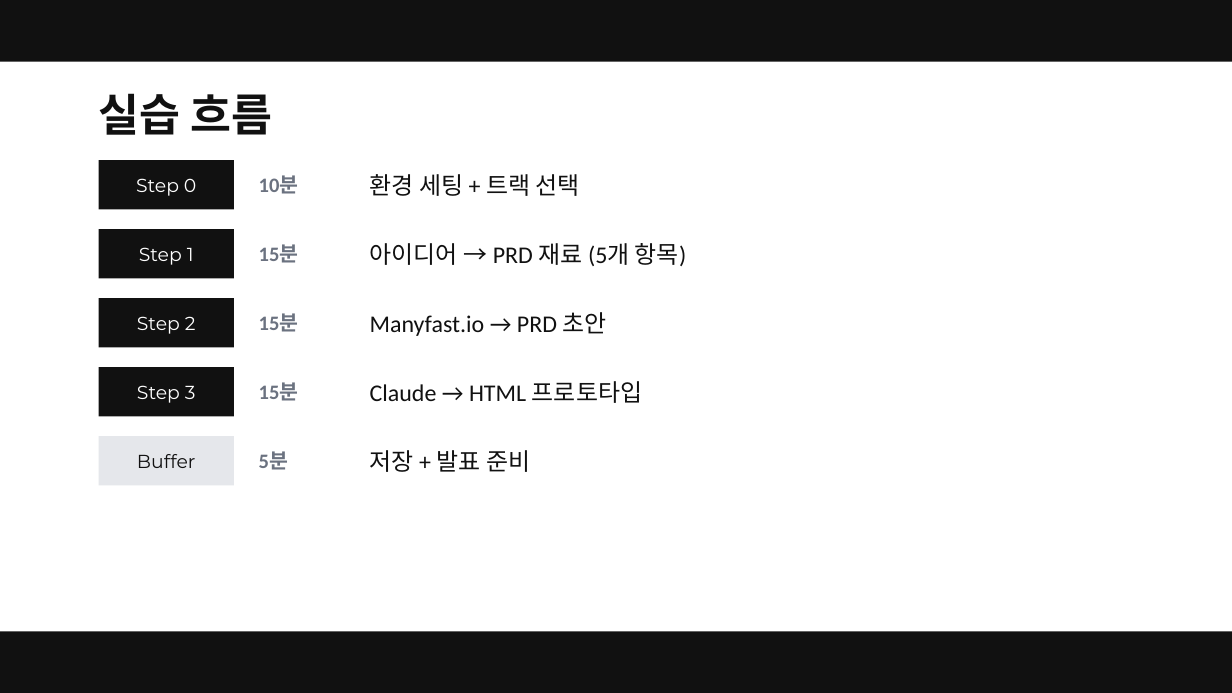
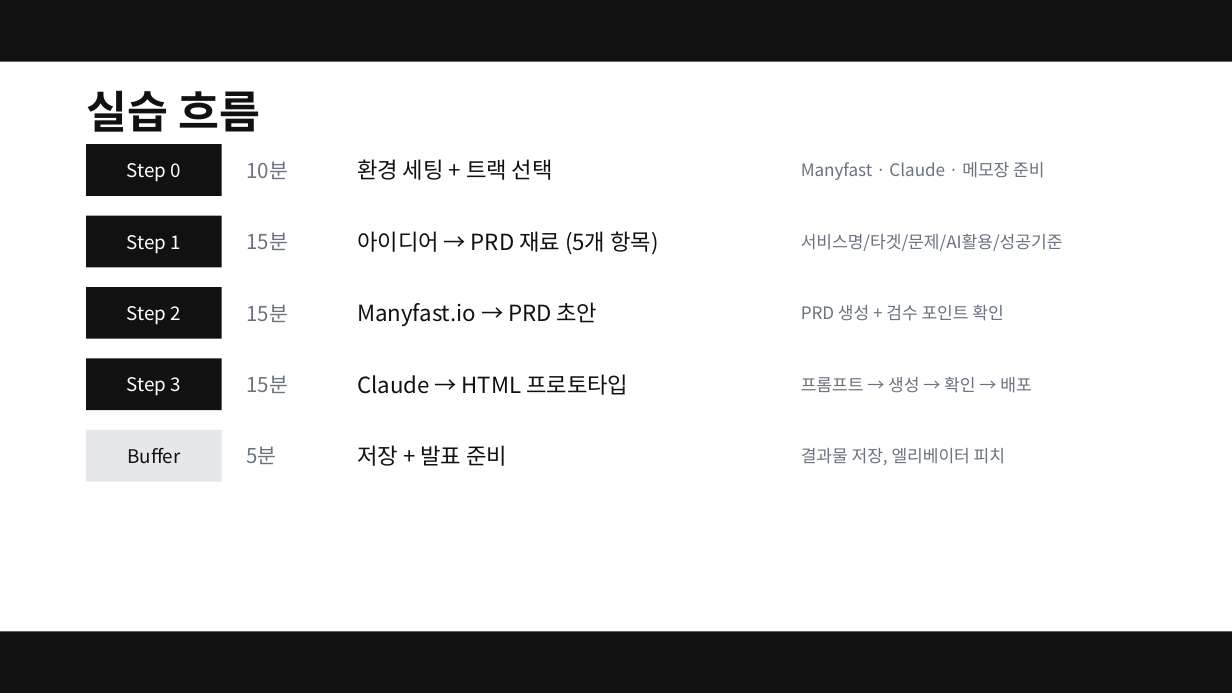
Before and after one commit to smilesjcha/ai-native-pm, a slide deck: slide 23 of projects/26Q3_Fastcampus-Lecture/assets/pptx/ai-native-pm-lecture.pptx (slide 18 before the commit). Drawn at 1232x693 pixels with LibreOffice and Linux fonts; fonts in the diff are those of the drawing. Boxes give left, top, right and bottom in pixels: in the first picture for what was removed or moved away, otherwise in the second. Text is boxed around its words. In the diff, an @@ line names an element or a change of style, - is before the commit and + after.

```diff
--- a/projects/26Q3_Fastcampus-Lecture/assets/pptx/ai-native-pm-lecture.pptx
+++ b/projects/26Q3_Fastcampus-Lecture/assets/pptx/ai-native-pm-lecture.pptx
@@ text "실습 흐름": place and size @@
-text "실습 흐름" at box(99, 93, 272, 135)
+text "실습 흐름" at box(86, 90, 260, 132)
@@ text "10분": place and size @@
-text "10분" at box(259, 175, 299, 194)
+text "10분" at box(246, 161, 288, 179)
@@ text "환경 세팅 + 트랙 선택": place and size @@
-text "환경 세팅 + 트랙 선택" at box(370, 174, 580, 196)
+text "환경 세팅 + 트랙 선택" at box(357, 159, 553, 180)
@@ text added at box(801, 162, 1044, 180), 10 pt, text #6B7280 @@
+Manyfast · Claude · 메모장 준비
@@ font Montserrat to Noto Sans CJK KR in 6 elements at box(86, 90, 260, 132), box(127, 163, 181, 182), box(127, 448, 181, 464), box(127, 377, 181, 396), box(127, 306, 181, 325), box(127, 235, 181, 254) @@
@@ 2 texts, 2 rectangles: place and size @@
-2 texts, 2 rectangles at box(99, 160, 234, 278)
+2 texts, 2 rectangles at box(86, 144, 222, 267)
@@ font Calibri to Noto Sans CJK KR, bold off in 5 elements at box(246, 161, 288, 179), box(246, 446, 276, 464), box(246, 375, 288, 393), box(246, 304, 288, 322), box(246, 232, 288, 250) @@
@@ text "15분": place and size @@
-text "15분" at box(259, 244, 299, 263)
+text "15분" at box(246, 232, 288, 250)
@@ size 14 to 13 pt, font Calibri to Noto Sans CJK KR in 5 elements at box(357, 159, 553, 180), box(357, 445, 507, 466), box(357, 374, 628, 395), box(357, 302, 598, 326), box(357, 231, 658, 255) @@
@@ text "아이디어 → PRD 재료 (5개 ...": place and size @@
-text "아이디어 → PRD 재료 (5개 ..." at box(370, 243, 687, 266)
+text "아이디어 → PRD 재료 (5개 ..." at box(357, 231, 658, 255)
@@ text added at box(801, 234, 1063, 251), 10 pt, text #6B7280 @@
+서비스명/타겟/문제/AI활용/성공기준
@@ 2 texts, 2 rectangles: place and size @@
-2 texts, 2 rectangles at box(99, 298, 234, 416)
+2 texts, 2 rectangles at box(86, 287, 222, 410)
@@ text "15분": place and size @@
-text "15분" at box(259, 313, 299, 332)
+text "15분" at box(246, 304, 288, 322)
@@ text "Manyfast.io → PRD 초안": place and size @@
-text "Manyfast.io → PRD 초안" at box(370, 312, 607, 336)
+text "Manyfast.io → PRD 초안" at box(357, 302, 598, 326)
@@ text added at box(801, 305, 1003, 321), 10 pt, text #6B7280 @@
+PRD 생성 + 검수 포인트 확인
@@ text "15분": place and size @@
-text "15분" at box(259, 382, 299, 401)
+text "15분" at box(246, 375, 288, 393)
@@ text "Claude → HTML 프로토타입": place and size @@
-text "Claude → HTML 프로토타입" at box(370, 381, 642, 403)
+text "Claude → HTML 프로토타입" at box(357, 374, 628, 395)
@@ text added at box(801, 377, 1031, 393), 10 pt, text #6B7280 @@
+프롬프트 → 생성 → 확인 → 배포
@@ text "Buffer": place and size @@
-text "Buffer" at box(137, 454, 195, 468)
+text "Buffer" at box(127, 448, 181, 464)
@@ rectangle: place and size @@
-rectangle at box(99, 436, 234, 485)
+rectangle at box(86, 430, 222, 482)
@@ text "5분": place and size @@
-text "5분" at box(259, 451, 288, 470)
+text "5분" at box(246, 446, 276, 464)
@@ text "저장 + 발표 준비": place and size @@
-text "저장 + 발표 준비" at box(370, 450, 530, 472)
+text "저장 + 발표 준비" at box(357, 445, 507, 466)
@@ text added at box(801, 448, 1005, 465), 10 pt, text #6B7280 @@
+결과물 저장, 엘리베이터 피치
```
Also in this commit, not shown: 25 other slides changed, 7 slides added, 1 other file.
